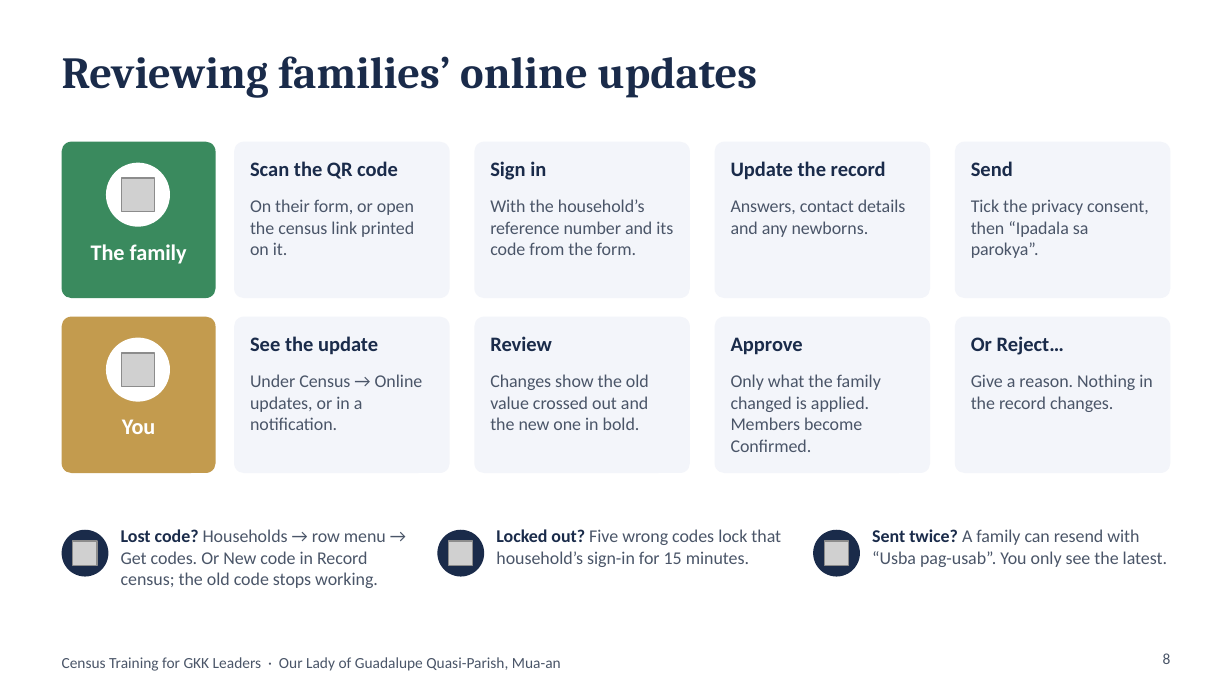
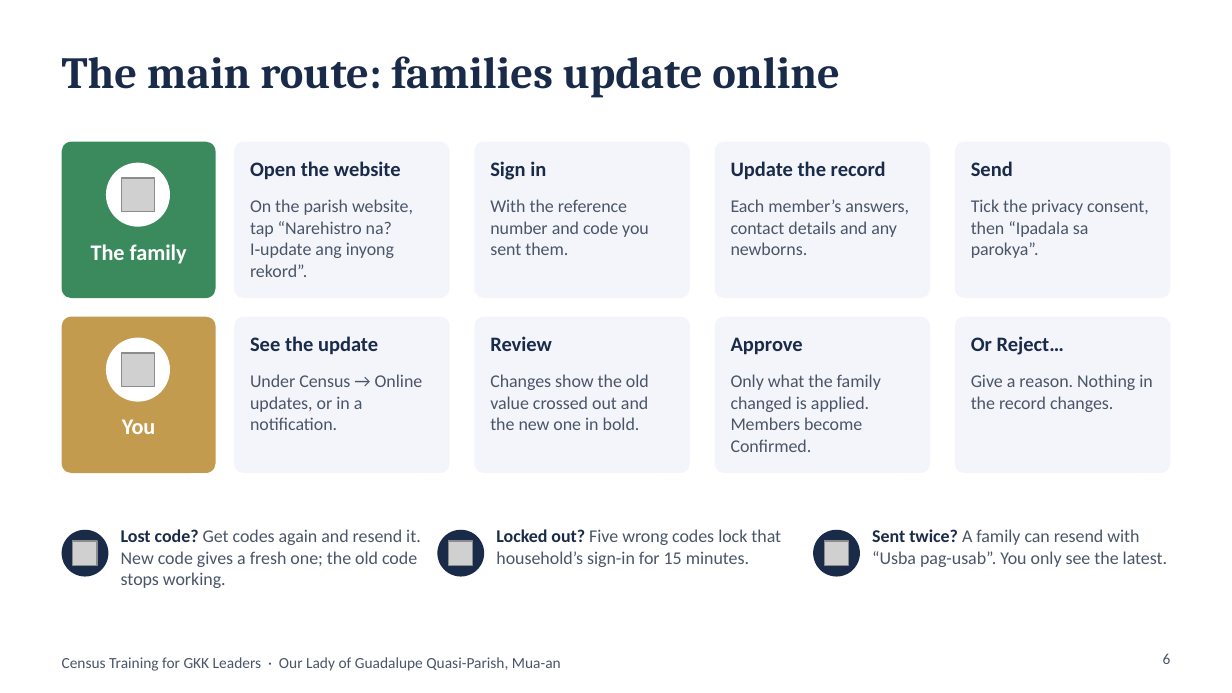
Before and after one commit to DaveenDev/parish-members-registry, a slide deck: slide 6 of docs/GKK-Leaders-Census-Training.pptx (slide 8 before the commit). Drawn at 1232x693 pixels with LibreOffice and Linux fonts; fonts in the diff are those of the drawing; grey boxes stand for pictures; background and template pictures are left out. Boxes give left, top, right and bottom in pixels: in the first picture for what was removed or moved away, otherwise in the second. Text is boxed around its words. In the diff, an @@ line names an element or a change of style, - is before the commit and + after.

```diff
--- a/docs/GKK-Leaders-Census-Training.pptx
+++ b/docs/GKK-Leaders-Census-Training.pptx
@@ title at (62,56,840,98): text changed @@
-Reviewing families’ online updates
+The main route: families update online
@@ text at (250,161,401,180): text changed @@
-Scan the QR code
+Open the website
@@ text at (250,199,413,277): text changed @@
-On their form, or open the census link printed on it.
+On the parish website, tap “Narehistro na? I‑update ang inyong rekord”.
@@ text at (490,199,649,255): text changed @@
-With the household’s reference number and its code from the form.
+With the reference number and code you sent them.
@@ text at (731,199,909,255): text changed @@
-Answers, contact details and any newborns.
+Each member’s answers, contact details and any newborns.
@@ text at (121,529,421,588): text changed @@
-Lost code? Households → row menu → Get codes. Or New code in Record census; the old code stops working.
+Lost code? Get codes again and resend it. New code gives a fresh one; the old code stops working.
@@ page number at (1163,653,1171,664): text changed @@
-8
+6
```
Also in this commit, not shown: 11 other slides changed.
